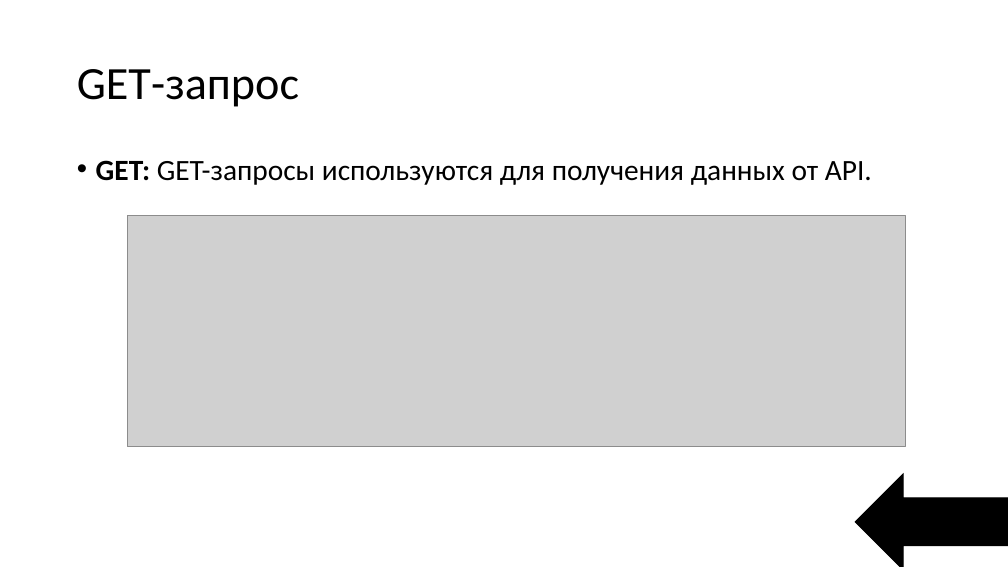
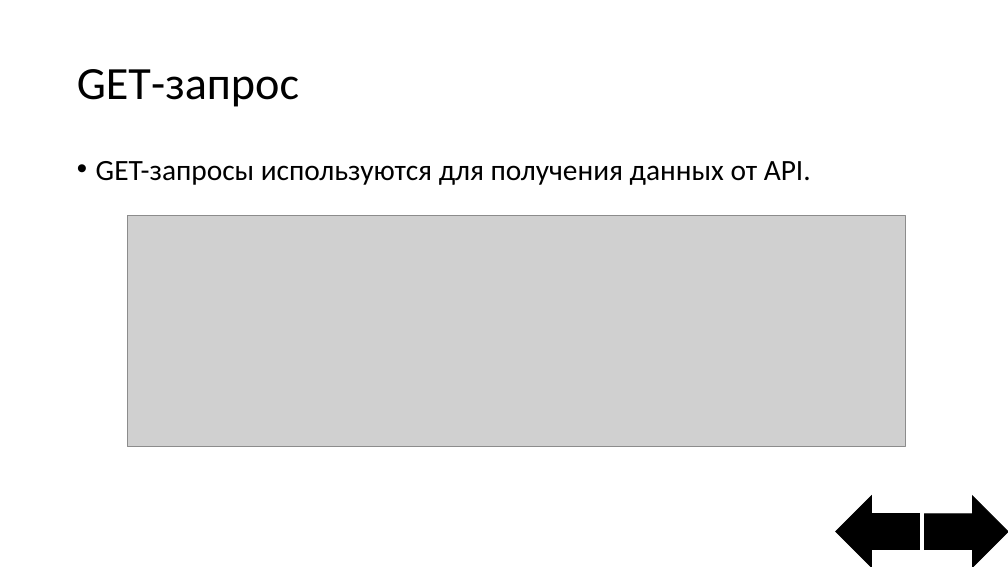
Before and after one commit to StepaN132/Game, a slide deck: slide 3 of Интерактивная игра.pptx. Drawn at 1008x567 pixels with LibreOffice and Linux fonts; fonts in the diff are those of the drawing; grey boxes stand for pictures. Boxes give left, top, right and bottom in pixels: in the first picture for what was removed or moved away, otherwise in the second. Text is boxed around its words. In the diff, an @@ line names an element or a change of style, - is before the commit and + after.

```diff
--- a/Интерактивная игра.pptx
+++ b/Интерактивная игра.pptx
@@ text at box(96, 161, 811, 185): text changed @@
-• GET: GET-запросы используются для получения данных от API.
+• GET-запросы используются для получения данных от API.
@@ left arrow added at box(836, 496, 920, 567), fill #000000, outline #000000 1 pt @@
@@ left arrow at box(925, 496, 1008, 567): rotation 0 to 180 degrees @@
```
Also in this commit, not shown: 1 other slide changed, 13 slides added, 8 slides removed.
